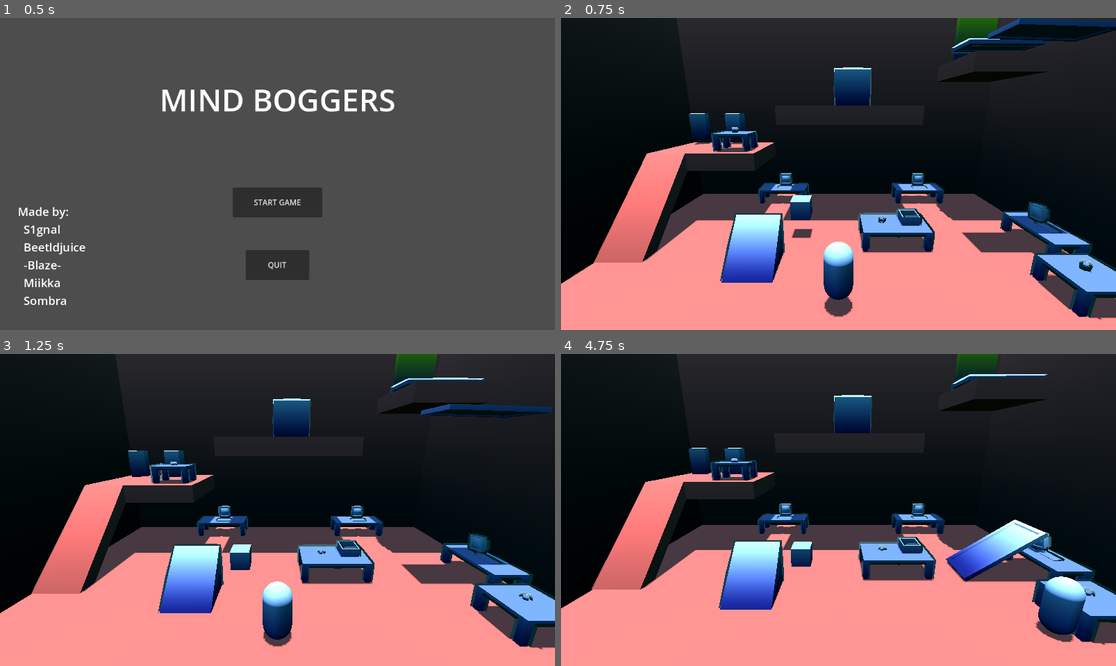
Above: before the commit, frames 1-4 (two rows, left to right).
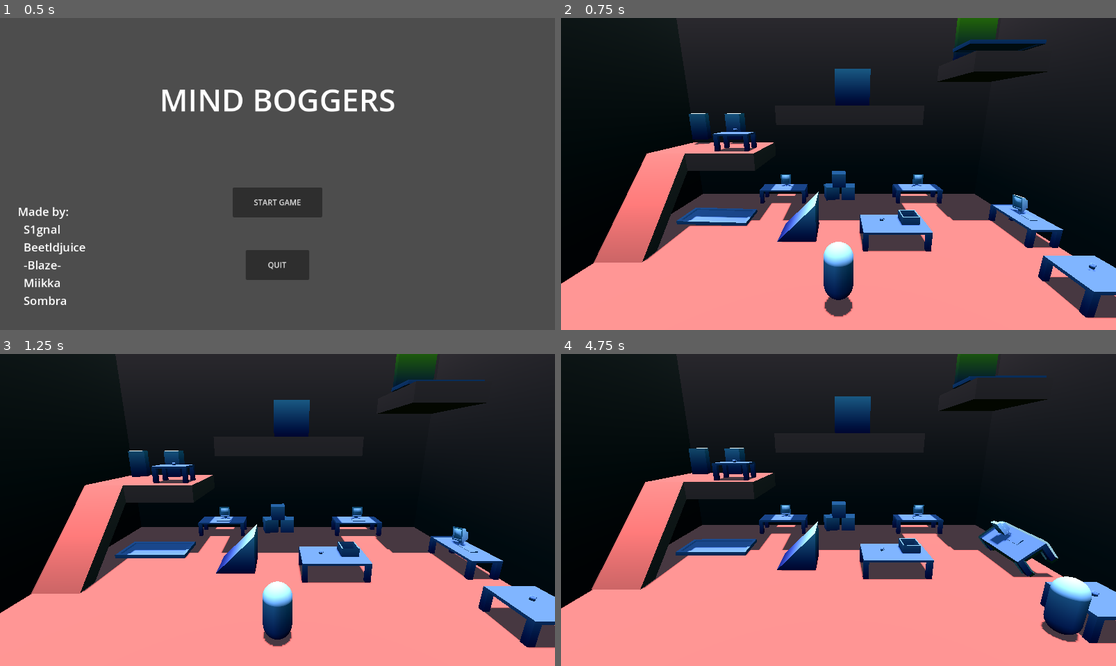
Above: after the commit, the same moments.

Repository: BernardoFPereira/crossing-latidudes_2025
Game: Godot game, scene res://MainMenu.tscn
The game is run twice, just before and just after one commit, with the same random seed, the same clock (stepped at 60 frames per second) and the same inputs.
Inputs (mouse positions are in pixels of both pictures, inside the frame that each line leads up to):
- Up to frame 1 (0.5 s): no input
- Up to frame 2 (0.75 s): click "START GAME" at 0.5 s
- Up to frame 3 (1.25 s): no input
- Up to frame 4 (4.75 s): move the mouse to (960, 494) at 1.27 s; hold D (move_right) 1.28-2.03 s; tap one key every 0.75 s from 1.35 s: Space (lift_object) Shift (lower_object) S (move_close) W (move_far); move the mouse to (727, 525) at 2.02 s; hold A (move_left) 2.03-2.78 s; move the mouse to (894, 441) at 2.77 s; hold D (move_right) 2.78-4.28 s; move the mouse to (810, 572) at 3.52 s; move the mouse to (1005, 556) at 4.27 s; press the mouse at (1005, 556) at 4.28 s; hold A (move_left) from 4.28 s (still down)

Frame 1 is identical in both runs. In frame 2, 9.5% of the frame differs, in the area x 1-100%, y 0-97%; in frame 3, 8.3%; in frame 4, 8.5%.

Commit message:
Added S1gnal's awesome music

Diff:
--- a/level.gd
+++ b/level.gd
@@ -11,4 +11,3 @@
 func _on_win_area_body_entered(body: Node3D) -> void:
 	if body.is_in_group("Player"):
 		win_menu.visible = true
-	pass # Replace with function body.
--- a/level.tscn
+++ b/level.tscn
@@ -19,6 +19,7 @@
 [ext_resource type="ArrayMesh" uid="uid://pkyekqswi6i3" path="res://3D Assets/CL3D_Table2.obj" id="16_2h3vt"]
 [ext_resource type="ArrayMesh" uid="uid://dh53yttd8160f" path="res://3D Assets/CL3D_Table3.obj" id="17_yjxuc"]
 [ext_resource type="ArrayMesh" uid="uid://bk310bbwbwjhg" path="res://3D Assets/CL3D_Table4.obj" id="18_hvubb"]
+[ext_resource type="AudioStream" uid="uid://6icw08a1sauu" path="res://Audio/s1gnal_-_ether.wav" id="20_42xju"]
 
 [sub_resource type="BoxShape3D" id="BoxShape3D_1ainy"]
 size = Vector3(22, 12, 1)
@@ -236,7 +237,7 @@
 [node name="Posessables" type="Node" parent="."]
 
 [node name="Plank" type="RigidBody3D" parent="Posessables"]
-transform = Transform3D(0.999578, 0.0290209, 0, -0.0290209, 0.999578, 0, 0, 0, 1, 8.72773, 9.90656, -0.60052)
+transform = Transform3D(0.999578, 0.0290209, 0, -0.0290209, 0.999578, 0, 0, 0, 1, -7.33421, 0.418132, -3.24122)
 collision_mask = 3
 axis_lock_angular_x = true
 axis_lock_angular_y = true
@@ -299,7 +300,7 @@
 shape = SubResource("ConvexPolygonShape3D_1ainy")
 
 [node name="Box" type="RigidBody3D" parent="Posessables"]
-transform = Transform3D(1, 0, 0, 0, 1, 0, 0, 0, 1, -1.96038, 1.75168, -1.44657)
+transform = Transform3D(0.968761, 0, 0.247997, 0, 1, 0, -0.247997, 0, 0.968761, -0.518481, 0.671739, -7.00061)
 collision_mask = 3
 axis_lock_angular_x = true
 axis_lock_angular_y = true
@@ -317,6 +318,44 @@
 [node name="CollisionShape3D" type="CollisionShape3D" parent="Posessables/Box"]
 shape = SubResource("ConvexPolygonShape3D_f2txt")
 
+[node name="Box2" type="RigidBody3D" parent="Posessables"]
+transform = Transform3D(0.999523, 0, -0.0308874, 0, 1, 0, 0.0308874, 0, 0.999523, 0.731566, 0.671739, -7.00061)
+collision_mask = 3
+axis_lock_angular_x = true
+axis_lock_angular_y = true
+script = ExtResource("3_oi3di")
+metadata/_edit_group_ = true
+
+[node name="MeshInstance3D" type="MeshInstance3D" parent="Posessables/Box2"]
+mesh = SubResource("BoxMesh_0b4ue")
+surface_material_override/0 = ExtResource("6_ait7k")
+
+[node name="Highlight" type="MeshInstance3D" parent="Posessables/Box2/MeshInstance3D"]
+visible = false
+mesh = SubResource("ArrayMesh_0b4ue")
+
+[node name="CollisionShape3D" type="CollisionShape3D" parent="Posessables/Box2"]
+shape = SubResource("ConvexPolygonShape3D_f2txt")
+
+[node name="Box3" type="RigidBody3D" parent="Posessables"]
+transform = Transform3D(0.999527, 0, 0.0307653, 0, 1, 0, -0.0307653, 0, 0.999527, 0.0302352, 1.72444, -7.00271)
+collision_mask = 3
+axis_lock_angular_x = true
+axis_lock_angular_y = true
+script = ExtResource("3_oi3di")
+metadata/_edit_group_ = true
+
+[node name="MeshInstance3D" type="MeshInstance3D" parent="Posessables/Box3"]
+mesh = SubResource("BoxMesh_0b4ue")
+surface_material_override/0 = ExtResource("6_ait7k")
+
+[node name="Highlight" type="MeshInstance3D" parent="Posessables/Box3/MeshInstance3D"]
+visible = false
+mesh = SubResource("ArrayMesh_0b4ue")
+
+[node name="CollisionShape3D" type="CollisionShape3D" parent="Posessables/Box3"]
+shape = SubResource("ConvexPolygonShape3D_f2txt")
+
 [node name="Possessable" parent="Posessables" instance=ExtResource("7_n6hdu")]
 transform = Transform3D(1, 0, 0, 0, 1, 0, 0, 0, 1, 0.8, 7.9, -5.1)
 
@@ -328,7 +367,7 @@
 shape = SubResource("ConvexPolygonShape3D_mleqk")
 
 [node name="Possessable2" parent="Posessables" instance=ExtResource("7_n6hdu")]
-transform = Transform3D(-4.37114e-08, 0, -1, 0, 1, 0, 1, 0, -4.37114e-08, 10.2, 1.1, -0.7)
+transform = Transform3D(-4.37114e-08, 0, -1, 0, 1, 0, 1, 0, -4.37114e-08, 10.2, 1.1, -1.99029)
 
 [node name="MeshInstance3D" parent="Posessables/Possessable2" index="0"]
 mesh = ExtResource("10_42xju")
@@ -339,6 +378,8 @@
 
 [node name="Possessable3" parent="Posessables" instance=ExtResource("7_n6hdu")]
 transform = Transform3D(1, 0, 0, 0, 1, 0, 0, 0, 1, 8.9, 10.2, -4.5)
+axis_lock_angular_x = true
+axis_lock_angular_y = true
 
 [node name="MeshInstance3D" parent="Posessables/Possessable3" index="0"]
 mesh = ExtResource("4_f2txt")
@@ -358,7 +399,7 @@
 shape = SubResource("ConvexPolygonShape3D_dtg4e")
 
 [node name="Possessable5" parent="Posessables" instance=ExtResource("7_n6hdu")]
-transform = Transform3D(-4.37114e-08, 0, -1, 0, 1, 0, 1, 0, -4.37114e-08, 10.1, 1.1, -0.1)
+transform = Transform3D(-4.37114e-08, 0, -1, 0, 1, 0, 1, 0, -4.37114e-08, 10.1, 1.1, -1.39029)
 
 [node name="MeshInstance3D" parent="Posessables/Possessable5" index="0"]
 mesh = ExtResource("12_ilwjd")
@@ -388,7 +429,7 @@
 shape = SubResource("ConvexPolygonShape3D_0mnfp")
 
 [node name="Possessable12" parent="Posessables" instance=ExtResource("7_n6hdu")]
-transform = Transform3D(1, 0, 0, 0, 1, 0, 0, 0, 1, 8.9, 1.3, 3)
+transform = Transform3D(1, 0, 0, 0, 1, 0, 0, 0, 1, 9.09296, 1.3, 3.04642)
 
 [node name="MeshInstance3D" parent="Posessables/Possessable12" index="0"]
 mesh = ExtResource("13_y3bce")
@@ -398,7 +439,9 @@
 shape = SubResource("ConvexPolygonShape3D_0mnfp")
 
 [node name="Possessable7" parent="Posessables" instance=ExtResource("7_n6hdu")]
-transform = Transform3D(-4.37114e-08, 0, -1, 0, 1, 0, 1, 0, -4.37114e-08, -3.6, 1.2, 1.5)
+transform = Transform3D(-1, 0, 8.74228e-08, 0, 1, 0, -8.74228e-08, 0, -1, -2.14878, 1.2, -1.56506)
+axis_lock_angular_x = true
+axis_lock_angular_y = true
 
 [node name="MeshInstance3D" parent="Posessables/Possessable7" index="0"]
 mesh = ExtResource("14_u3yai")
@@ -408,7 +451,7 @@
 shape = SubResource("ConvexPolygonShape3D_qw2y7")
 
 [node name="Possessable8" parent="Posessables" instance=ExtResource("7_n6hdu")]
-transform = Transform3D(1, 0, 0, 0, 1, 0, 0, 0, 1, 8.9, 1.2, 3.1)
+transform = Transform3D(1, 0, 0, 0, 1, 0, 0, 0, 1, 9.09296, 1.2, 3.14642)
 
 [node name="MeshInstance3D" parent="Posessables/Possessable8" index="0"]
 mesh = ExtResource("15_fj6e6")
@@ -419,6 +462,8 @@
 
 [node name="Possessable9" parent="Posessables" instance=ExtResource("7_n6hdu")]
 transform = Transform3D(1, 0, 0, 0, 1, 0, 0, 0, 1, 2.8, 1.1, -0.7)
+axis_lock_angular_x = true
+axis_lock_angular_y = true
 
 [node name="MeshInstance3D" parent="Posessables/Possessable9" index="0"]
 mesh = ExtResource("16_2h3vt")
@@ -438,7 +483,7 @@
 shape = SubResource("ConvexPolygonShape3D_oaehd")
 
 [node name="Possessable11" parent="Posessables" instance=ExtResource("7_n6hdu")]
-transform = Transform3D(-4.37114e-08, 0, -1, 0, 1, 0, 1, 0, -4.37114e-08, 10, 1.1, -0.3)
+transform = Transform3D(-4.37114e-08, 0, -1, 0, 1, 0, 1, 0, -4.37114e-08, 10, 1.1, -1.59029)
 
 [node name="MeshInstance3D" parent="Posessables/Possessable11" index="0"]
 mesh = ExtResource("18_hvubb")
@@ -597,6 +642,11 @@
 transform = Transform3D(1, 0, 0, 0, 1, 0, 0, 0, 1, -0.34314, 0.370178, 0)
 shape = SubResource("BoxShape3D_n6hdu")
 
+[node name="AudioStreamPlayer" type="AudioStreamPlayer" parent="."]
+stream = ExtResource("20_42xju")
+volume_db = -25.0
+autoplay = true
+
 [connection signal="mouse_entered" from="Posessables/Plank" to="Posessables/Plank" method="_on_mouse_entered"]
 [connection signal="mouse_exited" from="Posessables/Plank" to="Posessables/Plank" method="_on_mouse_exited"]
 [connection signal="mouse_entered" from="Posessables/FileCabinet" to="Posessables/FileCabinet" method="_on_mouse_entered"]
@@ -605,6 +655,10 @@
 [connection signal="mouse_exited" from="Posessables/FileCabinet2" to="Posessables/FileCabinet2" method="_on_mouse_exited"]
 [connection signal="mouse_entered" from="Posessables/Box" to="Posessables/Box" method="_on_mouse_entered"]
 [connection signal="mouse_exited" from="Posessables/Box" to="Posessables/Box" method="_on_mouse_exited"]
+[connection signal="mouse_entered" from="Posessables/Box2" to="Posessables/Box2" method="_on_mouse_entered"]
+[connection signal="mouse_exited" from="Posessables/Box2" to="Posessables/Box2" method="_on_mouse_exited"]
+[connection signal="mouse_entered" from="Posessables/Box3" to="Posessables/Box3" method="_on_mouse_entered"]
+[connection signal="mouse_exited" from="Posessables/Box3" to="Posessables/Box3" method="_on_mouse_exited"]
 [connection signal="pressed" from="CanvasLayer/WinMenu/Panel/ButtonAgain" to="." method="_on_button_again_pressed"]
 [connection signal="pressed" from="CanvasLayer/WinMenu/Panel/ButtonQuit" to="." method="_on_button_quit_pressed"]
 [connection signal="body_entered" from="WinArea" to="." method="_on_win_area_body_entered"]
--- a/posessable.gd
+++ b/posessable.gd
@@ -23,7 +23,7 @@
 	# USE THIS FOR OUTLINE MESH
 	if !highlight.mesh:
 		highlight.mesh = mesh_instance_3d.mesh.create_outline(0.1)
-
+		highlight.visible = false
 # Called every frame. 'delta' is the elapsed time since the previous frame.
 func _process(delta: float) -> void:
 	pass
--- a/project.godot
+++ b/project.godot
@@ -57,3 +57,7 @@
 "events": [Object(InputEventKey,"resource_local_to_scene":false,"resource_name":"","device":-1,"window_id":0,"alt_press …(195 unchanged characters)…
 ]
 }
+
+[physics]
+
+common/physics_ticks_per_second=120
Not shown, added: Audio/s1gnal_-_ether.wav.import
Not shown: 1 places in level.tscn that only renumber resources
Not shown, added: Audio/s1gnal_-_ether.wav
